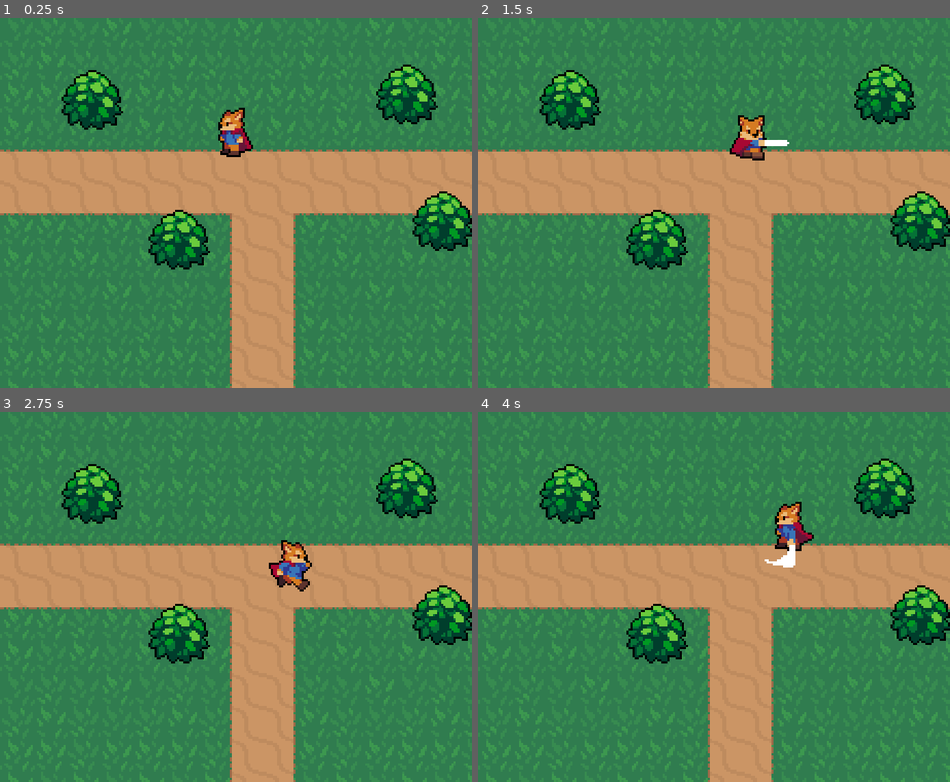
Above: before the commit, frames 1-4 (two rows, left to right).
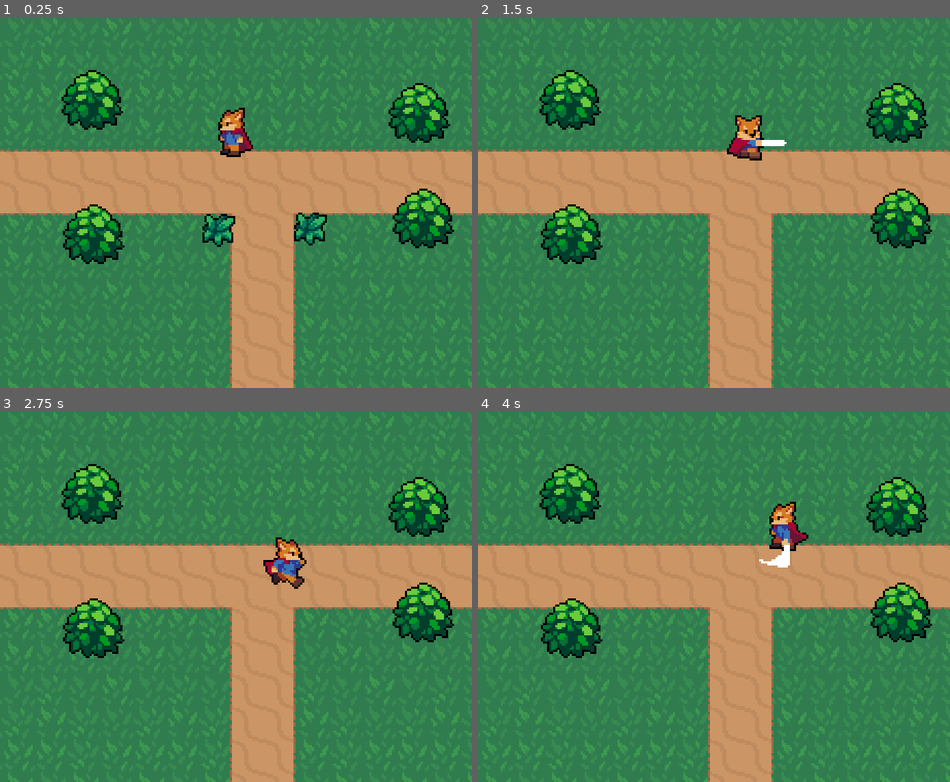
Above: after the commit, the same moments.

Repository: Firet/2d-action-rpg
Game: Godot game, scene res://World.tscn
The game is run twice, just before and just after one commit, with the same random seed, the same clock (stepped at 60 frames per second) and the same inputs.
Inputs:
- Up to frame 1 (0.25 s): no input
- Up to frame 2 (1.5 s): tap Enter at 0.5 s; hold Right (ui_right) 0.53-1.28 s; tap Space (attack) at 0.6, 1.35 s; hold Down (ui_down) from 1.28 s (still down)
- Up to frame 3 (2.75 s): release Down (ui_down) at 2.03 s; hold Right (ui_right) from 2.03 s (still down); tap Space (attack) at 2.1 s
- Up to frame 4 (4 s): release Right (ui_right) at 2.78 s; hold Up (ui_up) 2.78-3.53 s; tap Space (attack) at 2.85, 3.6 s; hold Left (ui_left) from 3.53 s (still down)

The runs differ from the first frame. In frame 1, 7.7% of the frame differs, in the area x 13-100%, y 12-68%; in frame 2, 7.3%; in frame 3, 7.6%; in frame 4, 7.7%.

Commit message:
Add grass scene

Diff:
--- /dev/null
+++ b/Effects/GrassEffect.tscn
@@ -0,0 +1,37 @@
+[gd_scene load_steps=8 format=2]
+
+[ext_resource path="res://Effects/GrassEffect.png" type="Texture" id=1]
+
+[sub_resource type="AtlasTexture" id=1]
+atlas = ExtResource( 1 )
+region = Rect2( 0, 0, 32, 32 )
+
+[sub_resource type="AtlasTexture" id=2]
+atlas = ExtResource( 1 )
+region = Rect2( 32, 0, 32, 32 )
+
+[sub_resource type="AtlasTexture" id=3]
+atlas = ExtResource( 1 )
+region = Rect2( 64, 0, 32, 32 )
+
+[sub_resource type="AtlasTexture" id=4]
+atlas = ExtResource( 1 )
+region = Rect2( 96, 0, 32, 32 )
+
+[sub_resource type="AtlasTexture" id=5]
+atlas = ExtResource( 1 )
+region = Rect2( 128, 0, 32, 32 )
+
+[sub_resource type="SpriteFrames" id=6]
+animations = [ {
+"frames": [ SubResource( 1 ), SubResource( 2 ), SubResource( 3 ), SubResource( 4 ), SubResource( 5 ) ],
+"loop": true,
+"name": "Animate",
+"speed": 15.0
+} ]
+
+[node name="GrassEffect" type="Node2D"]
+
+[node name="AnimatedSprite" type="AnimatedSprite" parent="."]
+frames = SubResource( 6 )
+animation = "Animate"
--- a/Player/Player.gd
+++ b/Player/Player.gd
@@ -18,7 +18,7 @@
 onready var animationTree = $AnimationTree
 onready var animationState = animationTree.get("parameters/playback")
 
-func _physics_process(delta):
+func _process(delta):
 	match state:
 		MOVE:
 			move_state(delta)
--- a/World.tscn
+++ b/World.tscn
@@ -1,9 +1,10 @@
-[gd_scene load_steps=6 format=2]
+[gd_scene load_steps=7 format=2]
 
 [ext_resource path="res://World/Bush.tscn" type="PackedScene" id=1]
 [ext_resource path="res://Player/Player.tscn" type="PackedScene" id=2]
 [ext_resource path="res://World/GrassBackground.png" type="Texture" id=3]
 [ext_resource path="res://World/DirtTileset.png" type="Texture" id=4]
+[ext_resource path="res://World/Grass.tscn" type="PackedScene" id=5]
 
 [sub_resource type="TileSet" id=1]
 0/name = "DirtTileset.png 0"
@@ -49,14 +50,24 @@
 [node name="Player" parent="YSort" instance=ExtResource( 2 )]
 position = Vector2( 113.441, 63.8305 )
 
-[node name="Bush" parent="YSort" instance=ExtResource( 1 )]
-position = Vector2( 87.4876, 108.297 )
+[node name="Bushes" type="YSort" parent="YSort"]
 
-[node name="Bush2" parent="YSort" instance=ExtResource( 1 )]
+[node name="Bush" parent="YSort/Bushes" instance=ExtResource( 1 )]
+position = Vector2( 45.5447, 105.788 )
+
+[node name="Bush2" parent="YSort/Bushes" instance=ExtResource( 1 )]
 position = Vector2( 45.1446, 40.3584 )
 
-[node name="Bush3" parent="YSort" instance=ExtResource( 1 )]
-position = Vector2( 198.401, 37.8305 )
+[node name="Bush3" parent="YSort/Bushes" instance=ExtResource( 1 )]
+position = Vector2( 204.495, 46.7927 )
 
-[node name="Bush4" parent="YSort" instance=ExtResource( 1 )]
-position = Vector2( 216.097, 99.449 )
+[node name="Bush4" parent="YSort/Bushes" instance=ExtResource( 1 )]
+position = Vector2( 206.418, 98.0151 )
+
+[node name="Grass" type="YSort" parent="YSort"]
+
+[node name="Grass" parent="YSort/Grass" instance=ExtResource( 5 )]
+position = Vector2( 98.6768, 95.4888 )
+
+[node name="Grass2" parent="YSort/Grass" instance=ExtResource( 5 )]
+position = Vector2( 143.204, 94.734 )
--- /dev/null
+++ b/World/Grass.gd
@@ -0,0 +1,5 @@
+extends Node2D
+
+func _process(delta):
+	if Input.is_action_just_pressed("attack"):
+		queue_free()
--- /dev/null
+++ b/World/Grass.tscn
@@ -0,0 +1,12 @@
+[gd_scene load_steps=3 format=2]
+
+[ext_resource path="res://World/Grass.png" type="Texture" id=1]
+[ext_resource path="res://World/Grass.gd" type="Script" id=2]
+
+[node name="Grass" type="Node2D"]
+script = ExtResource( 2 )
+
+[node name="Sprite" type="Sprite" parent="."]
+texture = ExtResource( 1 )
+centered = false
+offset = Vector2( -8, -8 )
